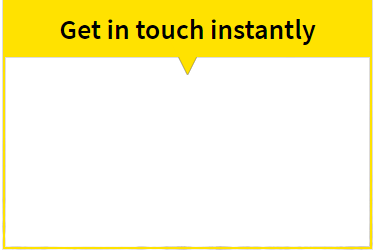
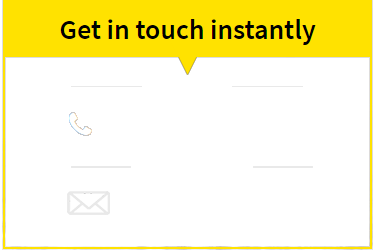
Before/after of a 375×250 layered artwork. What changed in the layer stack:
added layer "Layer 2 copy" above "Layer 4" over [232, 86, 303, 87]
added layer "Layer 4" above "Layer 2 copy 3" over [67, 191, 110, 215]
added layer "Layer 2 copy 3" above "Layer 2 copy 2" over [253, 166, 313, 168]
added layer "Layer 2 copy 2" above "Layer 2" over [71, 166, 131, 168]
added layer "Layer 2" above "Layer 3" over [71, 86, 142, 87]
added layer "Layer 3" above "or fill out the contact form" over [69, 112, 92, 136]
added layer "or fill out the contact form" above "Call us on 01204 201 580" over [120, 166, 313, 168]
painted on "Call us on 01204 201 580" over [101, 86, 313, 168]
